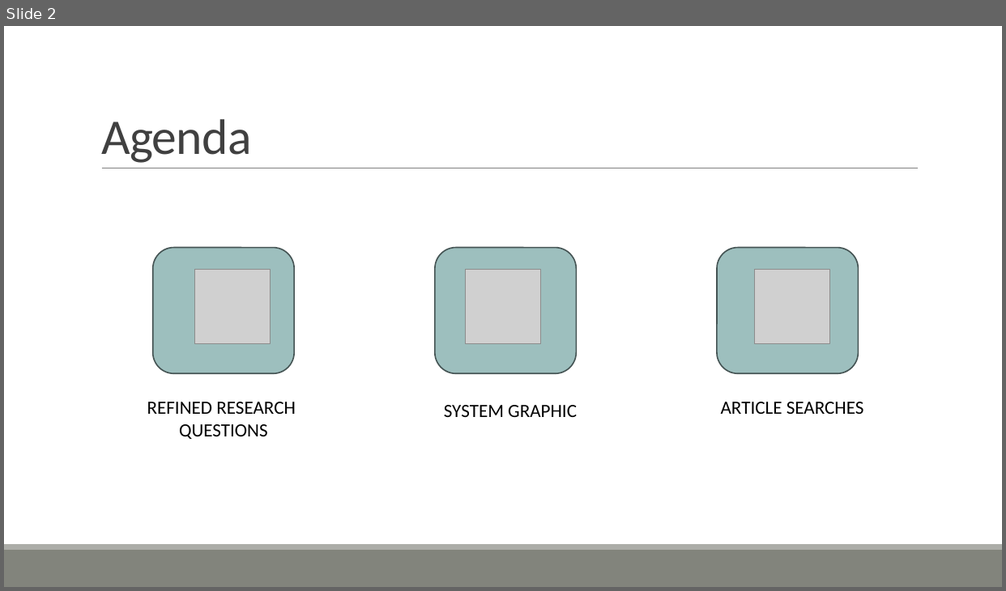
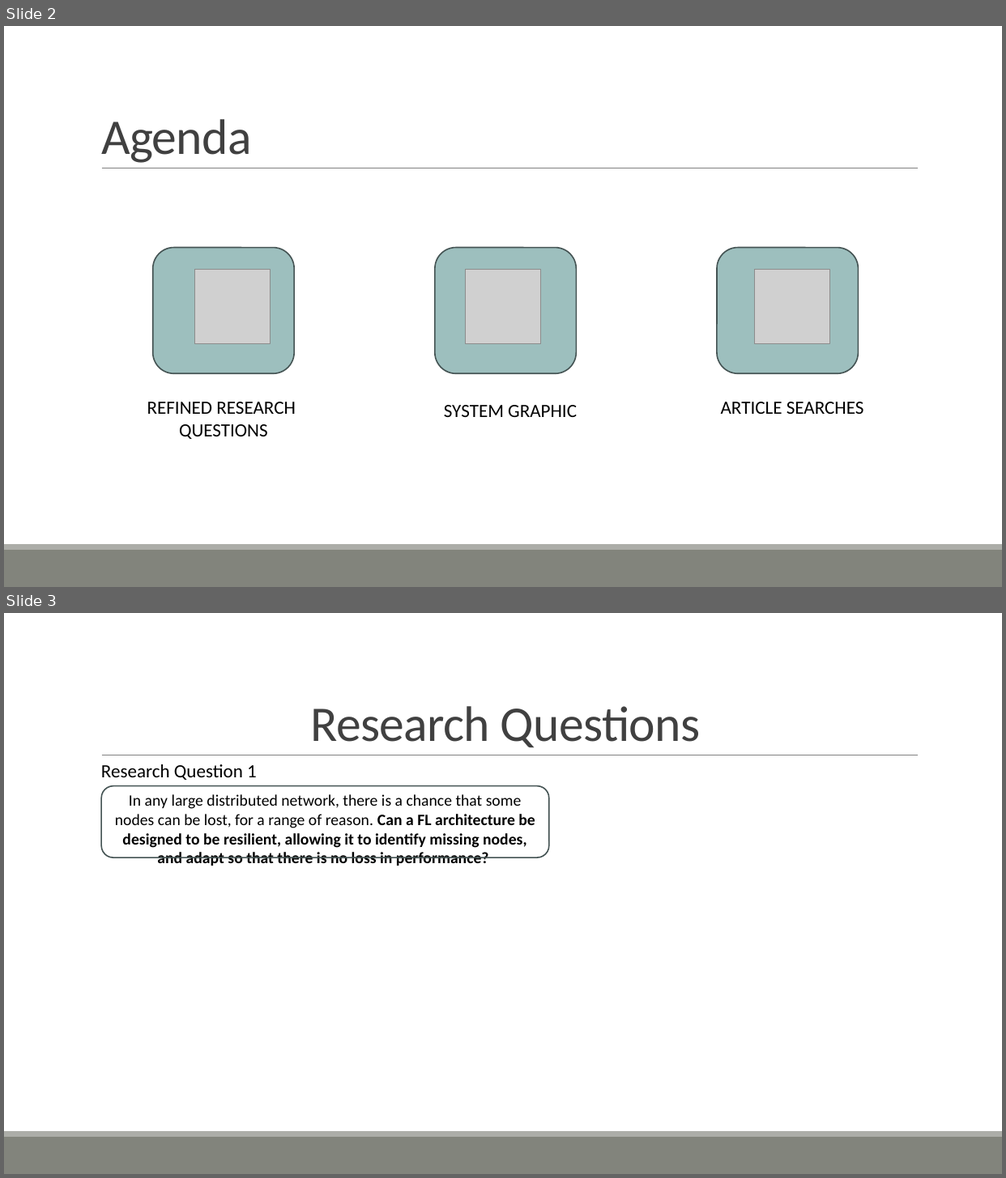
Before and after one commit to ofithcheallaigh/phd, a slide deck: Presentations/Supervisor Meetings/2024/Upcoming Meeting.pptx. Shown one above the other, each under a label of ours: slide 2 before the commit, slides 2 and 3 after it. The pictures are 1006x591 and 1006x1178 pixels, drawn with LibreOffice and Linux fonts; fonts in the diff are those of the drawing; grey boxes stand for pictures. Boxes give left, top, right and bottom in pixels: in the first picture for what was removed or moved away, otherwise in the second. Text is boxed around its words. In the diff, an @@ line names an element or a change of style, - is before the commit and + after.

```diff
--- a/Presentations/Supervisor Meetings/2024/Upcoming Meeting.pptx
+++ b/Presentations/Supervisor Meetings/2024/Upcoming Meeting.pptx
@@ slide 3 added at box(4, 613, 1002, 1174), background #FFFFFF; not listed: 3 template elements that a slide beside it also shows @@
@@ title added at box(311, 706, 700, 747), 48 pt, text #404040 @@
+Research Questions
@@ text added at box(101, 764, 257, 780), 18 pt, text #000000 @@
+Research Question 1
@@ rounded rectangle added at box(101, 786, 549, 858), outline #455453 1.25 pt @@
@@ text added at box(115, 794, 535, 866), 15.3 pt, text #000000, bold @@
+In any large distributed network, there is a chance that some nodes can be lost, for a range of reason. Can a FL architecture be designed to be resilient, allowing it to identify missing nodes, and adapt so that there is no loss in performance?
```
Also in this commit, not shown: 1 slide changed, 2 other slides added.
